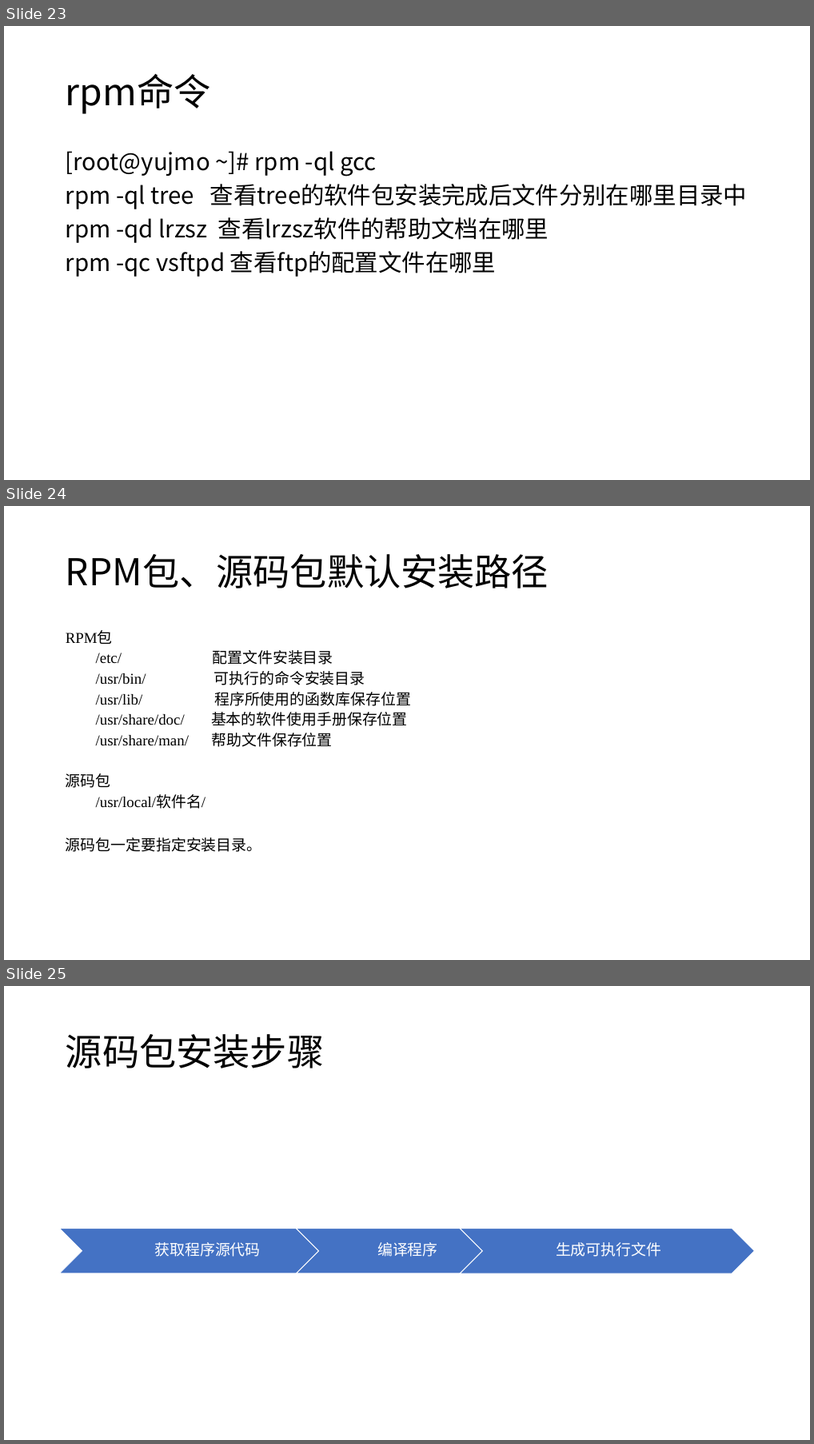
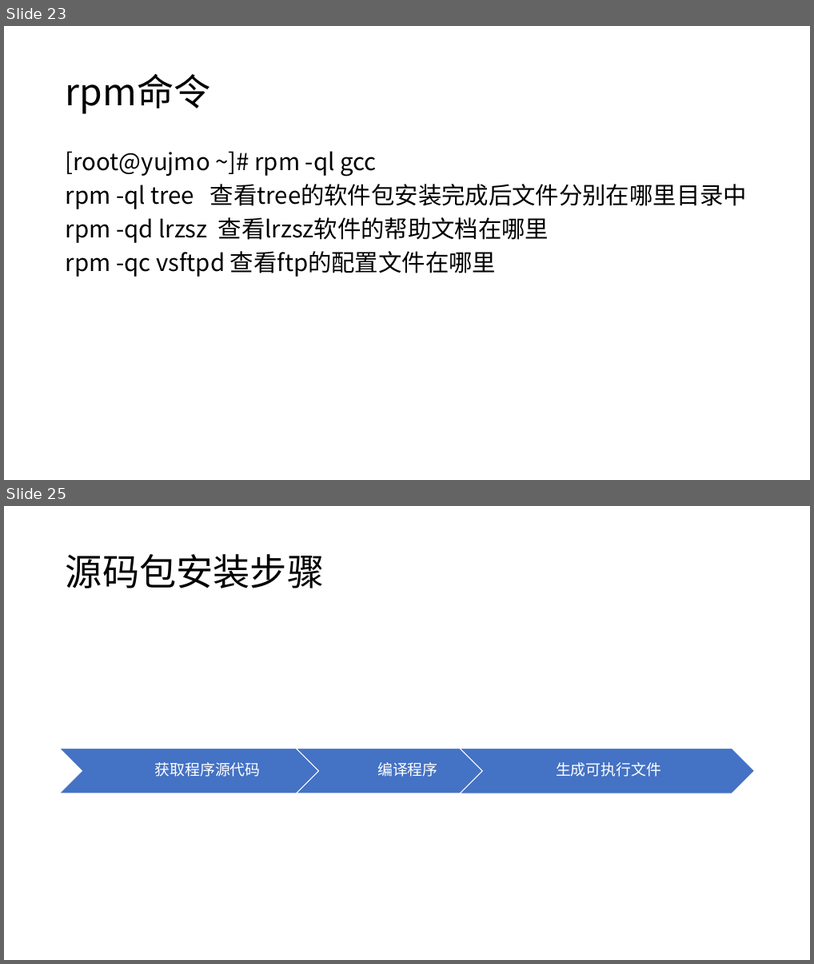
Before and after one commit to yujmo/RHCE_monoid_2019_3_10, a slide deck: 6、第六次课/2、软件安装.pptx. Shown one above the other, each under a label of ours: slides 23, 24 and 25 before the commit, slides 23 and 25 after it; the slides between them are not shown. The pictures are 814x1444 and 814x964 pixels, drawn with LibreOffice and Linux fonts; fonts in the diff are those of the drawing. Boxes give left, top, right and bottom in pixels: in the first picture for what was removed or moved away, otherwise in the second. Text is boxed around its words. In the diff, an @@ line names an element or a change of style, - is before the commit and + after.

```diff
--- a/6、第六次课/2、软件安装.pptx
+++ b/6、第六次课/2、软件安装.pptx
@@ slide 24 removed at box(4, 506, 810, 960), background #FFFFFF @@
@@ title removed at box(66, 554, 549, 588) @@
-RPM包、源码包默认安装路径
@@ text removed at box(66, 631, 411, 852) @@
-RPM包
-  /etc/ 配置文件安装目录
-  /usr/bin/ 可执行的命令安装目录
-  /usr/lib/ 程序所使用的函数库保存位置
-  /usr/share/doc/ 基本的软件使用手册保存位置
-  /usr/share/man/ 帮助文件保存位置
-  源码包
-  /usr/local/软件名/
-  源码包一定要指定安装目录。
```
Also in this commit, not shown: 3 slides added, 13 other files.
